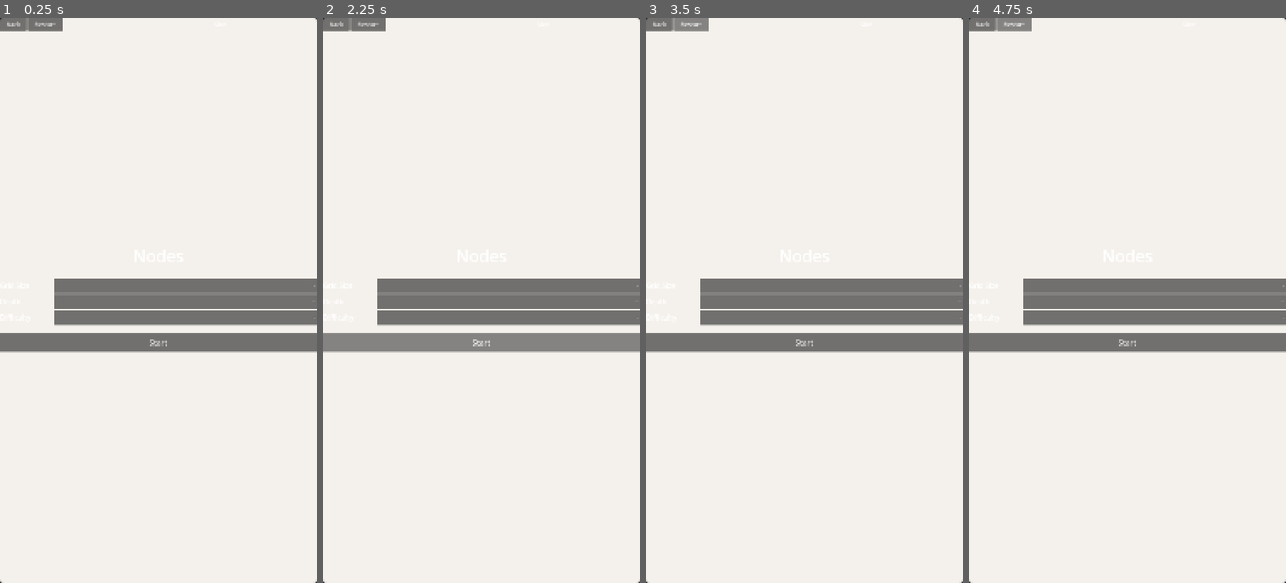
Above: before the commit, frames 1-4 (left to right).
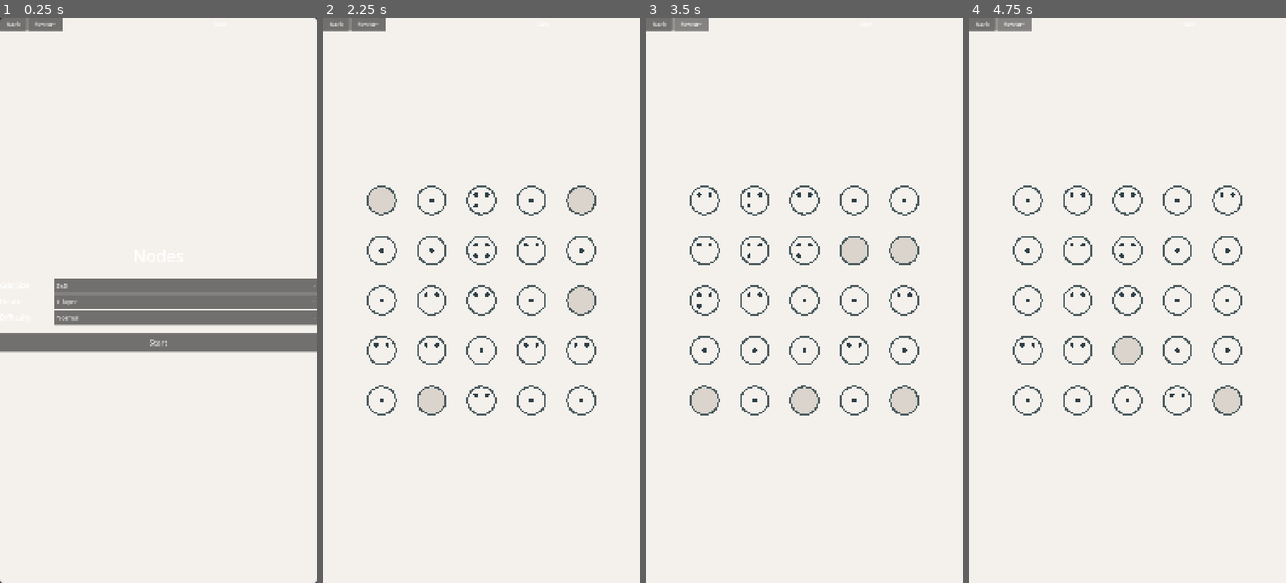
Above: after the commit, the same moments.

Repository: andrii-solokh/Nodoku
Game: Godot game, scene res://scenes/Main.tscn
Two runs of this game, one before a commit and one after it. Both use one fixed random seed, a clock stepped at 60 frames per second and the inputs below.
Inputs (mouse positions are in pixels of both pictures, inside the frame that each line leads up to):
- Up to frame 1 (0.25 s): no input
- Up to frame 2 (2.25 s): click (510, 317) at 0.5 s; click (510, 317) at 1.25 s; click "Start" at 2 s
- Up to frame 3 (3.5 s): click (690, 23) at 2.75 s, where only the run after the commit has a clickable "Restart"
- Up to frame 4 (4.75 s): click (1013, 23) at 3.5 s, where only the run after the commit has a clickable "Restart"; click (1013, 23) at 4.25 s, where only the run after the commit has a clickable "Restart"

The runs differ from the first frame. In frame 1, less than 0.1% of the frame differs, in the area x 18-25%, y 47-54%; in frame 2, 13%; in frame 3, 13%, in the area x 0-100%, y 0-100%; in frame 4, 12%.
Error before the commit: Parse Error: Static function "get_touch_count()" not found in base "GDScriptNativeClass". (res://scripts/game_controller.gd:281)

Commit message:
Fix web build input polling

Diff:
--- a/scripts/game_controller.gd
+++ b/scripts/game_controller.gd
@@ -26,9 +26,7 @@
 var pan_end_deadline: float = 0.0
 var use_polling_input: bool = false
 var poll_mouse_active: bool = false
-var poll_touch_active: bool = false
 var poll_mouse_last: Vector2 = Vector2.ZERO
-var poll_touch_last: Vector2 = Vector2.ZERO
 var key_state := {}
 
 @onready var grid_view: GridView = $GridView
@@ -43,6 +41,8 @@
 func _ready() -> void:
 	set_process_input(true)
 	use_polling_input = OS.has_feature("web")
+	if use_polling_input:
+		Input.set_emulate_mouse_from_touch(true)
 	back_button.pressed.connect(_on_back_pressed)
 	restart_button.pressed.connect(_on_restart_pressed)
 	next_button.pressed.connect(_on_next_pressed)
@@ -278,18 +278,6 @@
 	return pressed and not prev
 
 func _poll_pointer_web() -> void:
-	if Input.get_touch_count() > 0:
-		var pos := Input.get_touch_position(0)
-		if not poll_touch_active:
-			poll_touch_active = _begin_swipe(pos)
-		else:
-			_handle_drag_motion(pos)
-		poll_touch_last = pos
-		return
-	if poll_touch_active:
-		_handle_pointer_release(poll_touch_last)
-		poll_touch_active = false
-
 	var pressed := Input.is_mouse_button_pressed(MOUSE_BUTTON_LEFT)
 	var pos := get_viewport().get_mouse_position()
 	if pressed:
Not shown, changed: public/index.html
Not shown, changed: public/index.pck
